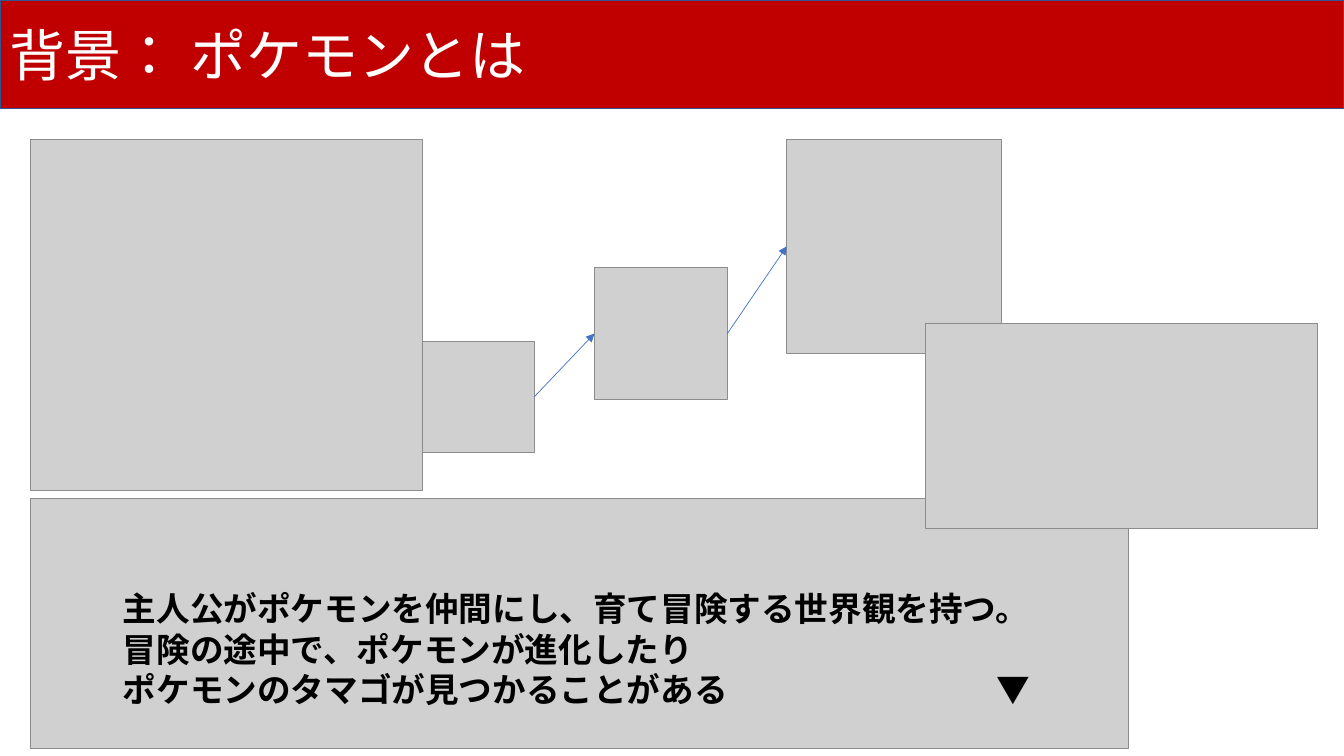
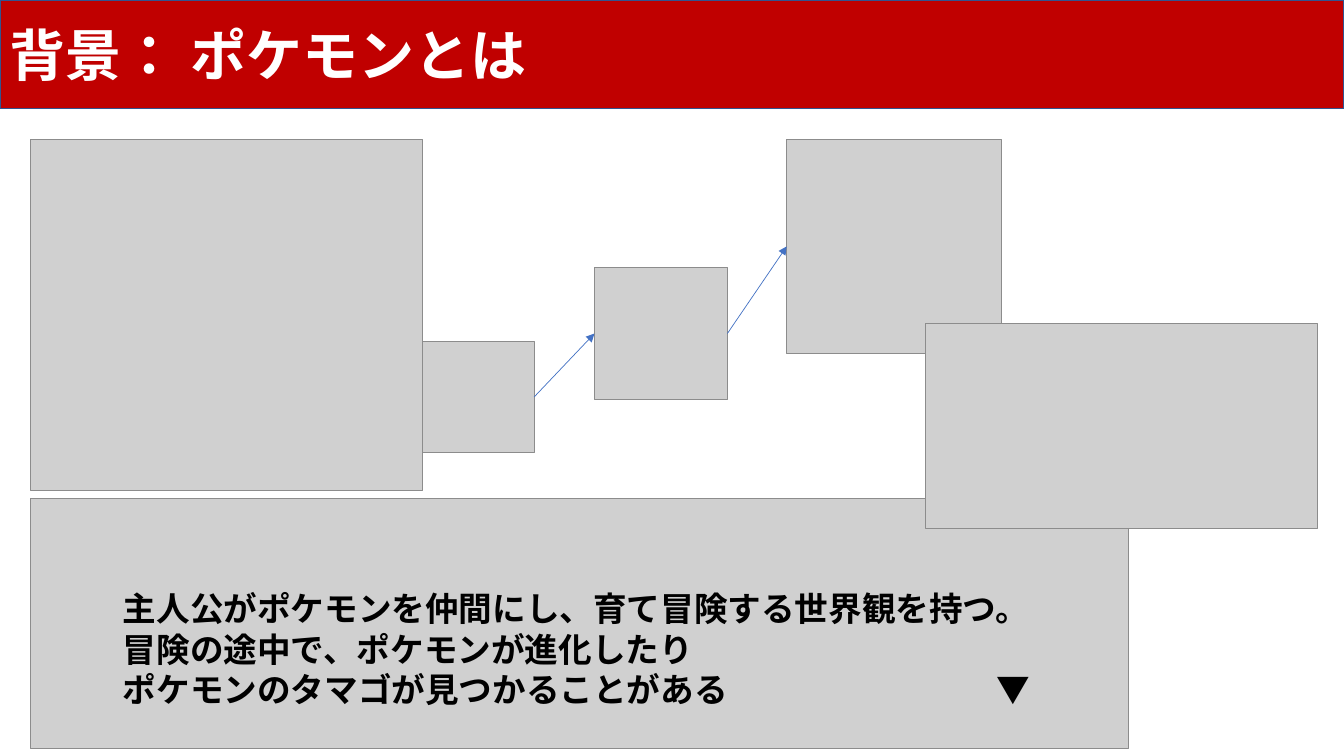
Before and after one commit to Last-Vega/Klis_Workshop_MachineLearning, a slide deck: slide 2 of myproject/ClassifyPokemonByEggType.pptx. Drawn at 1344x756 pixels with LibreOffice and Linux fonts; fonts in the diff are those of the drawing; grey boxes stand for pictures. Boxes give left, top, right and bottom in pixels: in the first picture for what was removed or moved away, otherwise in the second. Text is boxed around its words. In the diff, an @@ line names an element or a change of style, - is before the commit and + after.

```diff
--- a/myproject/ClassifyPokemonByEggType.pptx
+++ b/myproject/ClassifyPokemonByEggType.pptx
@@ rectangle "背景： ポケモンとは" at (0,0,1344,109): bold on @@
```
Also in this commit, not shown: 4 other slides changed, 1 other file.
